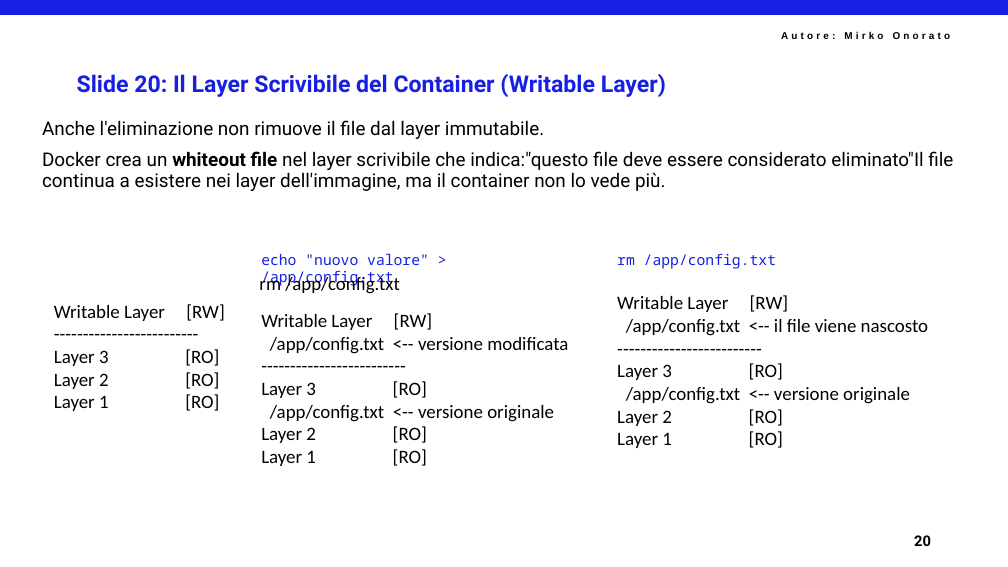
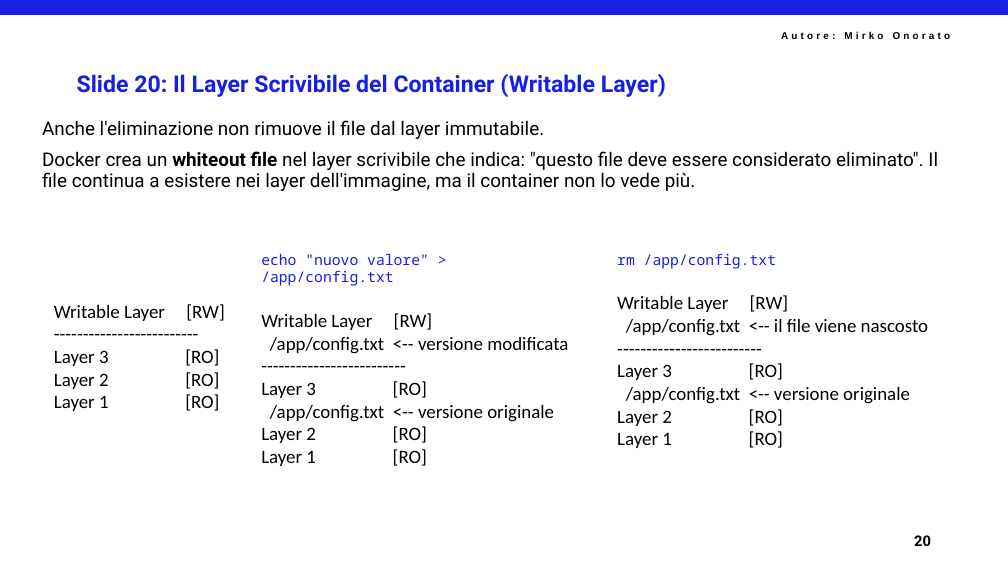
Before and after one commit to mirkoSkF/Docker-Slides, a slide deck: slide 22 of 1 - Introduzione a Docker.pptx. Drawn at 1008x567 pixels with LibreOffice and Linux fonts; fonts in the diff are those of the drawing; background and template pictures are left out. Boxes give left, top, right and bottom in pixels: in the first picture for what was removed or moved away, otherwise in the second. Text is boxed around its words. In the diff, an @@ line names an element or a change of style, - is before the commit and + after.

```diff
--- a/1 - Introduzione a Docker.pptx
+++ b/1 - Introduzione a Docker.pptx
@@ text at (42,151,938,191): text changed @@
-Docker crea un whiteout file nel layer scrivibile che indica:"questo file deve essere considerato eliminato"Il file continua a esistere nei layer dell'immagine, ma il container non lo vede più.
+Docker crea un whiteout file nel layer scrivibile che indica: "questo file deve essere considerato eliminato". Il file continua a esistere nei layer dell'immagine, ma il container non lo vede più.
@@ text removed at (259,275,399,294) @@
-rm /app/config.txt
```
Also in this commit, not shown: 27 other slides changed.
